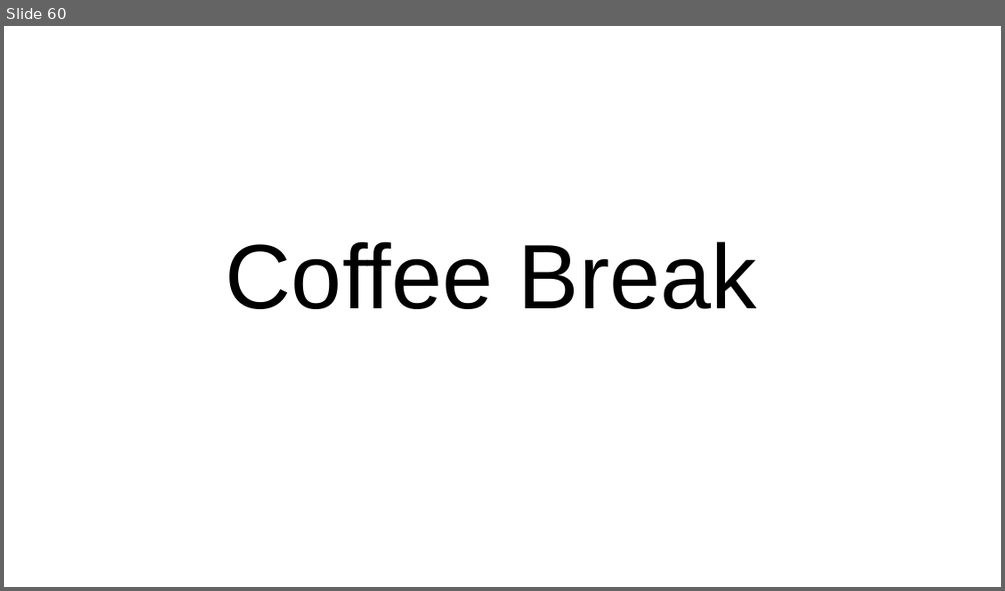
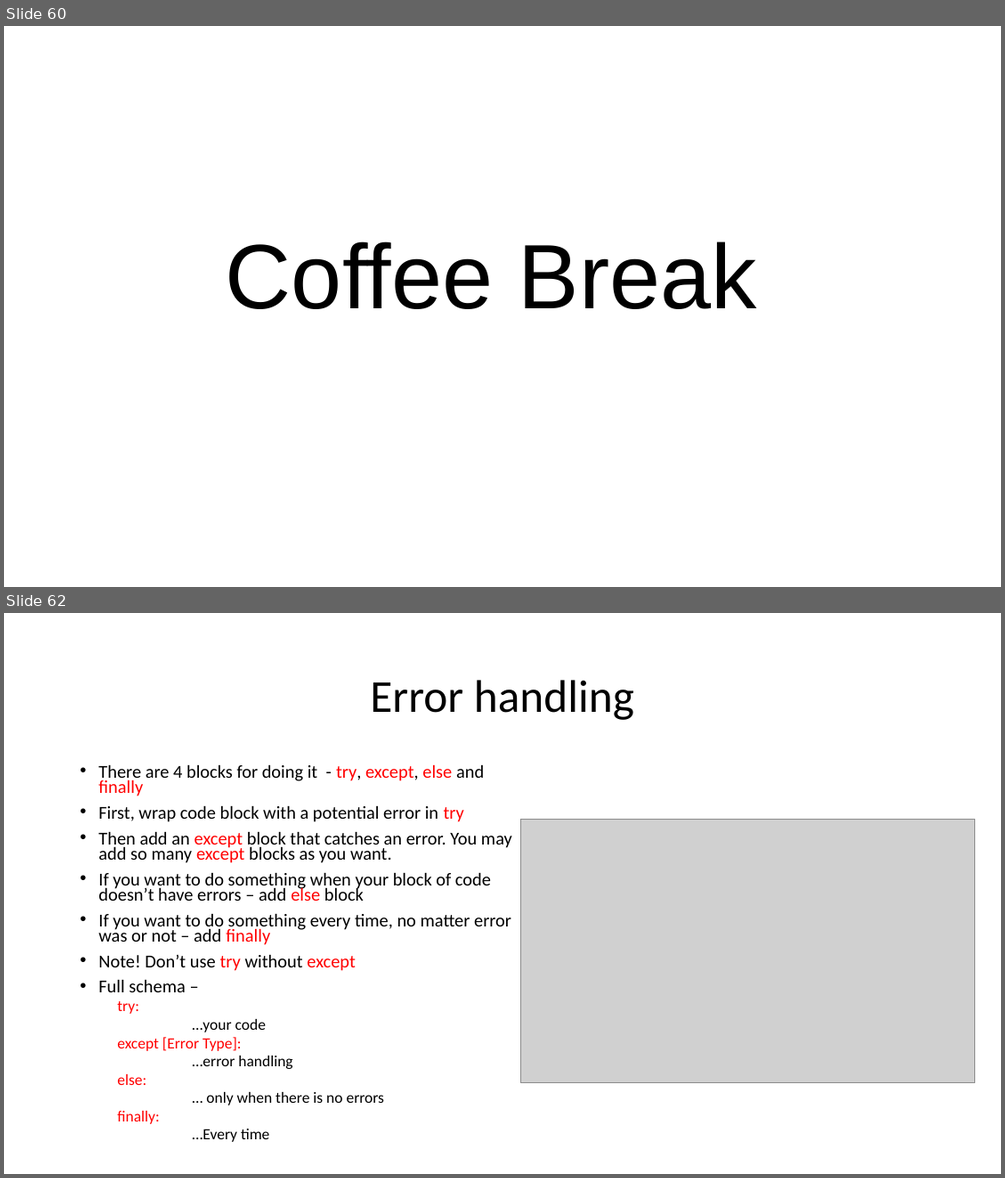
Before and after one commit to WonderLuc/brother-bootcamp, a slide deck: python 101/python_101.pptx. Shown one above the other, each under a label of ours: slide 60 before the commit, slides 60 and 62 after it; the slides between them are not shown. The pictures are 1005x591 and 1005x1178 pixels, drawn with LibreOffice and Linux fonts; fonts in the diff are those of the drawing; grey boxes stand for pictures; background and template pictures are left out. Boxes give left, top, right and bottom in pixels: in the first picture for what was removed or moved away, otherwise in the second. Text is boxed around its words. In the diff, an @@ line names an element or a change of style, - is before the commit and + after.

Commit message:
feat: add exceptions block

```diff
--- a/python 101/python_101.pptx
+++ b/python 101/python_101.pptx
@@ slide 62 added at <box>4,613,1001,1174</box>, background picture (left out) @@
@@ title added at <box>370,680,634,720</box>, 44 pt, text #000000 @@
+Error handling
@@ text added at <box>98,764,512,1142</box>, 17.5 pt, text #000000 @@
+• There are 4 blocks for doing it - try, except, else and finally
+• First, wrap code block with a potential error in try
+• Then add an except block that catches an error. You may add so many except blocks as you want.
+• If you want to do something when your block of code doesn’t have errors – add else block
+• If you want to do something every time, no matter error was or not – add finally
+• Note! Don’t use try without except
+• Full schema –
+  try:
+  …your code
+  except [Error Type]:
+  …error handling
+  else:
+  … only when there is no errors
+  finally:
+  …Every time
@@ picture added at <box>521,819,974,1083</box> @@
```
Also in this commit, not shown: 2 other slides added, 2 other files.
